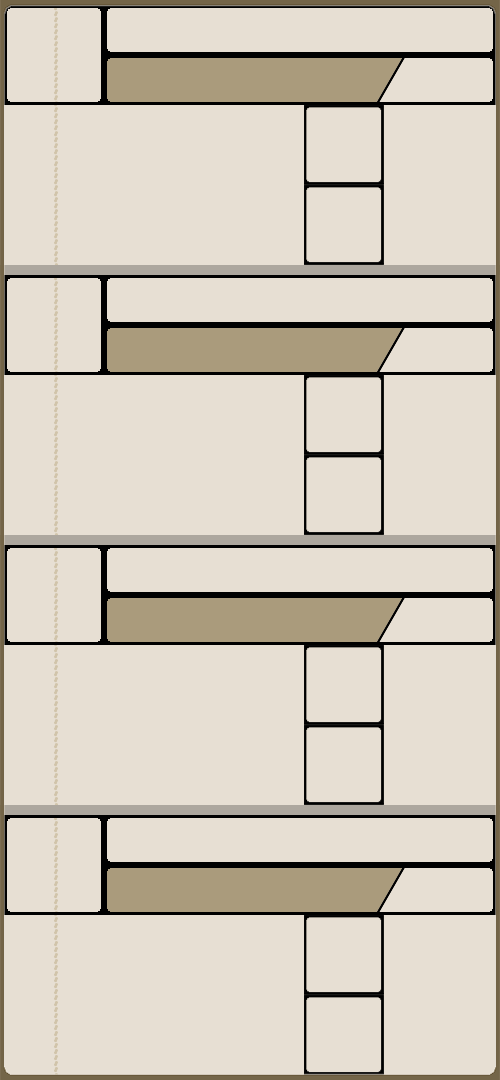
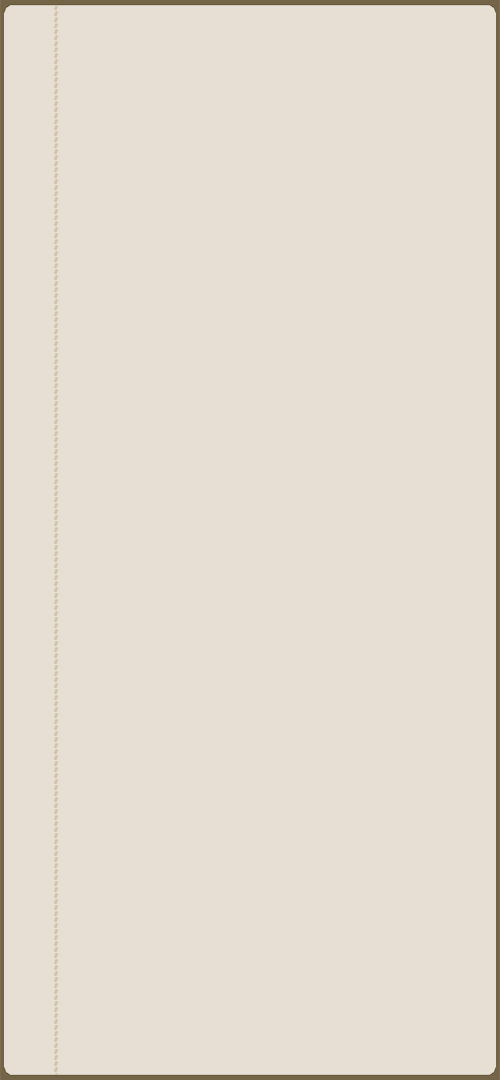
Revision of a layered w=500, h=1080 image; what changed, layer by layer:
hid "레이어 17" over [0, 265, 500, 815]
hid group "그룹 4" (1st of 4) (7 layers) over [4, 815, 496, 1075]
hid group "그룹 4" (2nd of 4) (7 layers) over [4, 545, 496, 806]
hid group "그룹 4" (3rd of 4) (7 layers) over [4, 275, 496, 536]
hid group "그룹 4" (4th of 4) (7 layers) over [4, 5, 496, 266]
painted on "선 1" (1st of 3) over [54, 372, 58, 915]
